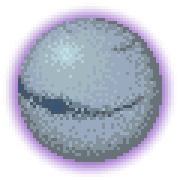
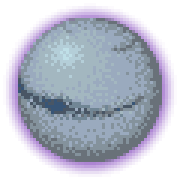
Layered file, before and after one edit (180px x 180px). Changes by layer:
painted on "Layer" over [18, 18, 162, 162]
